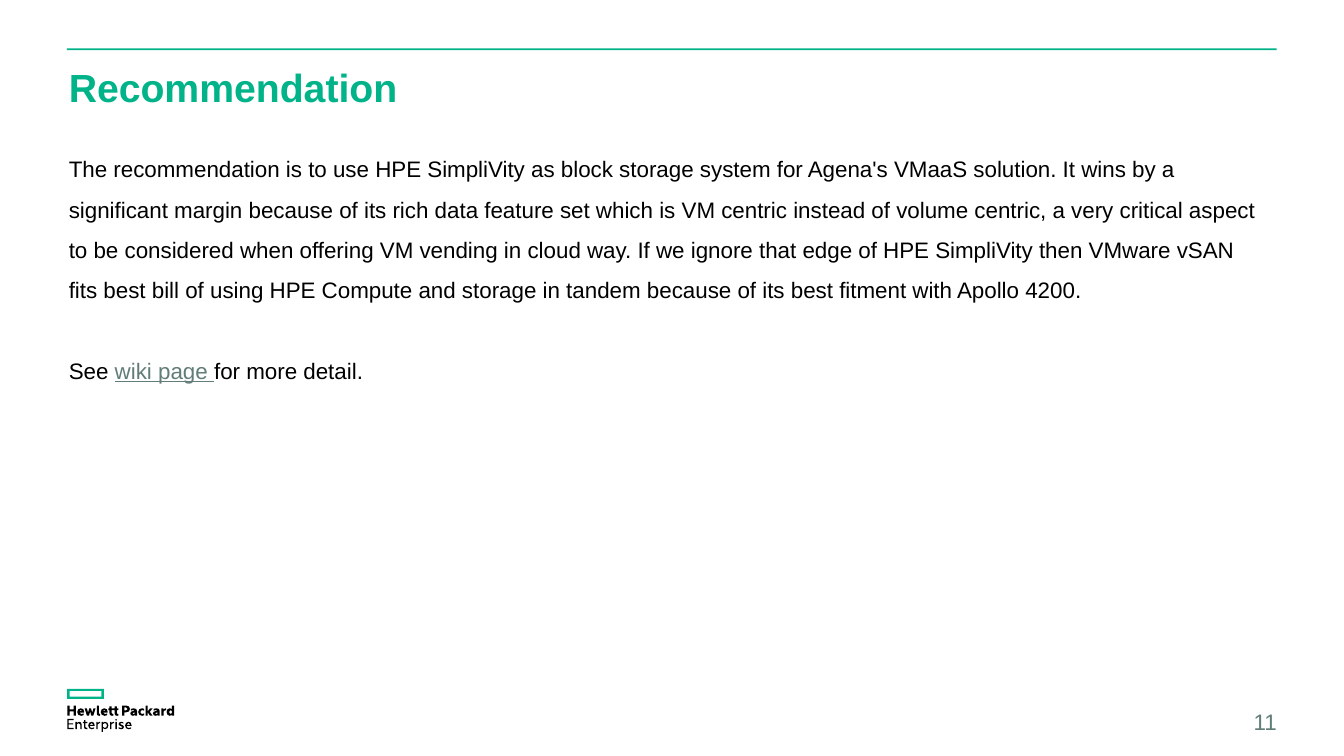
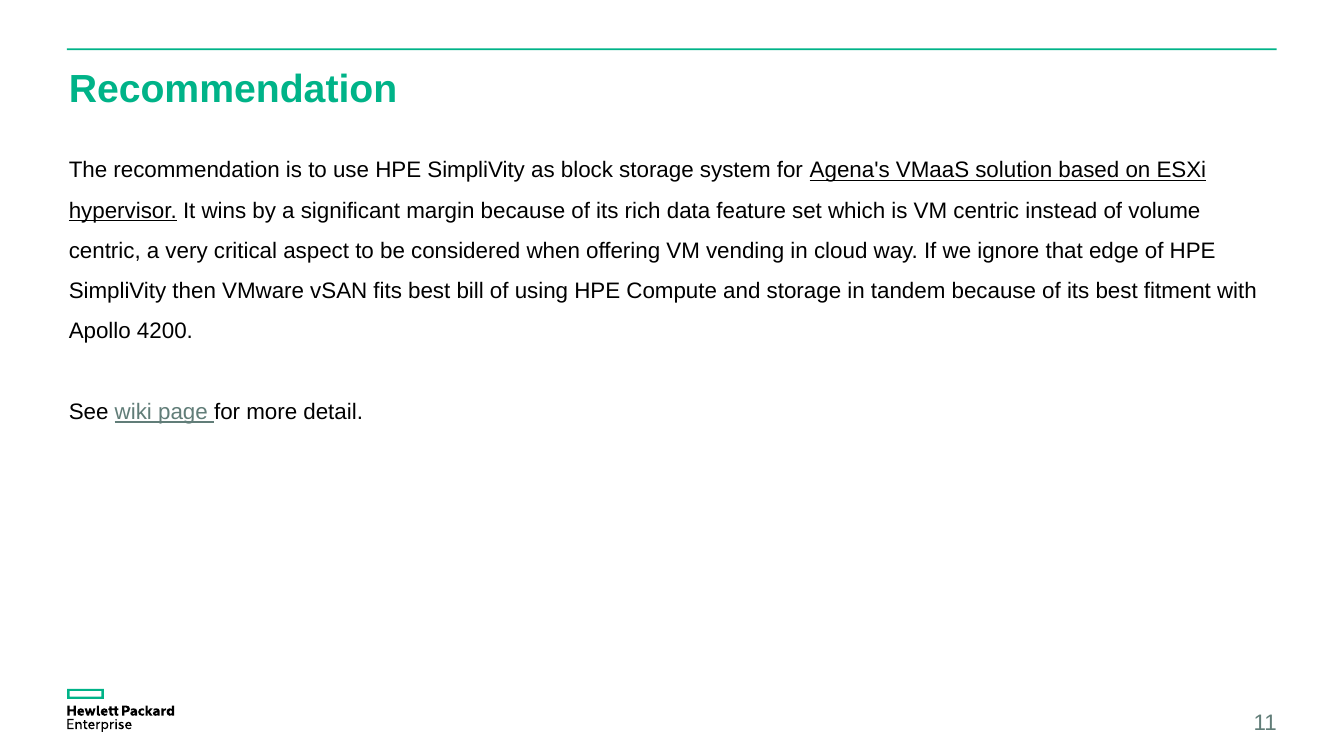
Before and after one commit to jranjan/zealotArchitecture, a slide deck: slide 11 of GLHC/Storage-system/Agena's Block Storage Evaluation.pptx. Drawn at 1344x756 pixels with LibreOffice and Linux fonts; fonts in the diff are those of the drawing. Boxes give left, top, right and bottom in pixels: in the first picture for what was removed or moved away, otherwise in the second. Text is boxed around its words. In the diff, an @@ line names an element or a change of style, - is before the commit and + after.

```diff
--- a/GLHC/Storage-system/Agena's Block Storage Evaluation.pptx
+++ b/GLHC/Storage-system/Agena's Block Storage Evaluation.pptx
@@ text at bbox=[69, 160, 1257, 343]: text changed @@
-The recommendation is to use HPE SimpliVity as block storage system for Agena's VMaaS solution. It wins by a significant margin because of its rich data feature set which is VM centric instead of volume centric, a very critical aspect to be considered when offering VM vending in cloud way. If we ignore that edge of HPE SimpliVity then VMware vSAN fits best bill of using HPE Compute and storage in tandem because of its best fitment with Apollo 4200.
+The recommendation is to use HPE SimpliVity as block storage system for Agena's VMaaS solution based on ESXi hypervisor. It wins by a significant margin because of its rich data feature set which is VM centric instead of volume centric, a very critical aspect to be considered when offering VM vending in cloud way. If we ignore that edge of HPE SimpliVity then VMware vSAN fits best bill of using HPE Compute and storage in tandem because of its best fitment with Apollo 4200.
```
Also in this commit, not shown: 3 other slides changed, 12 other files.
